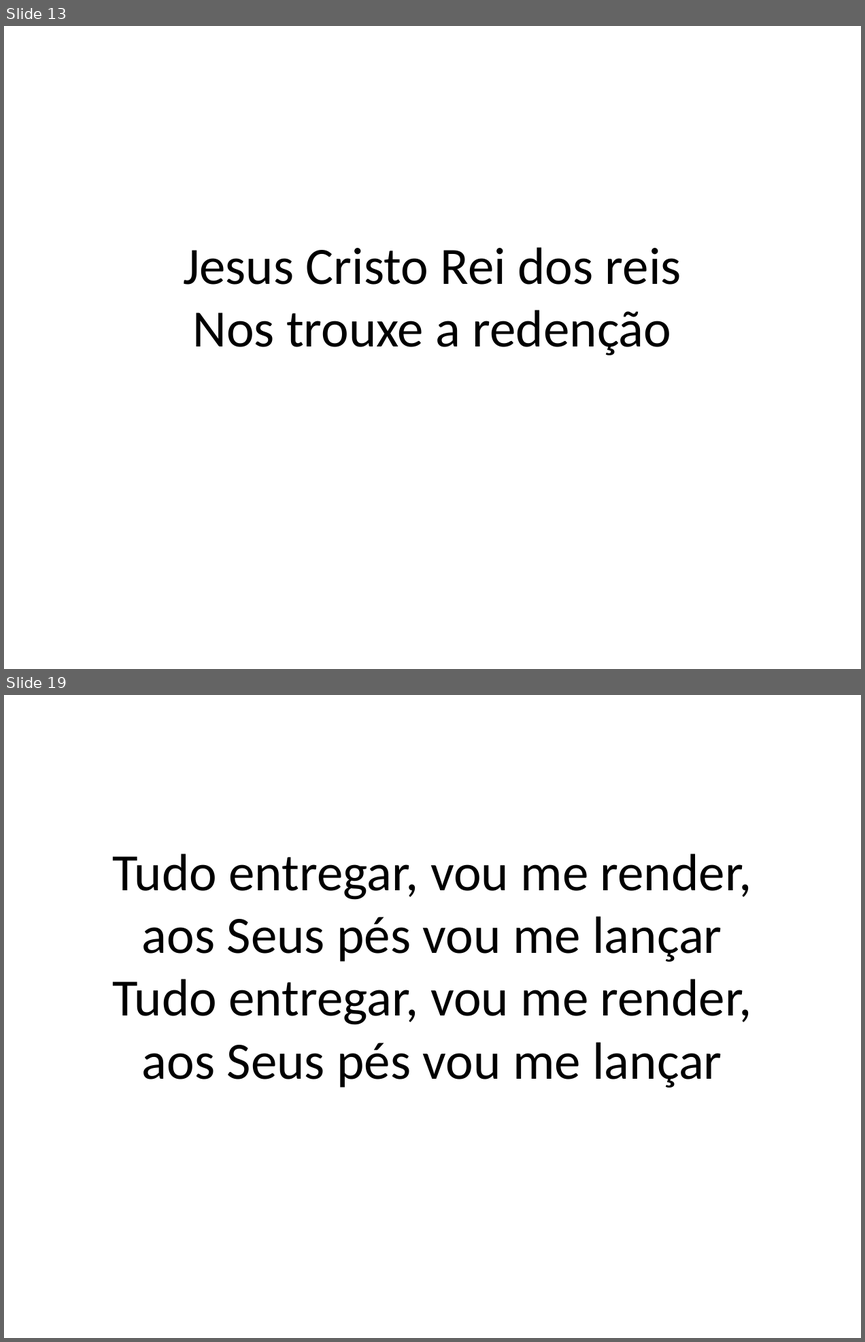
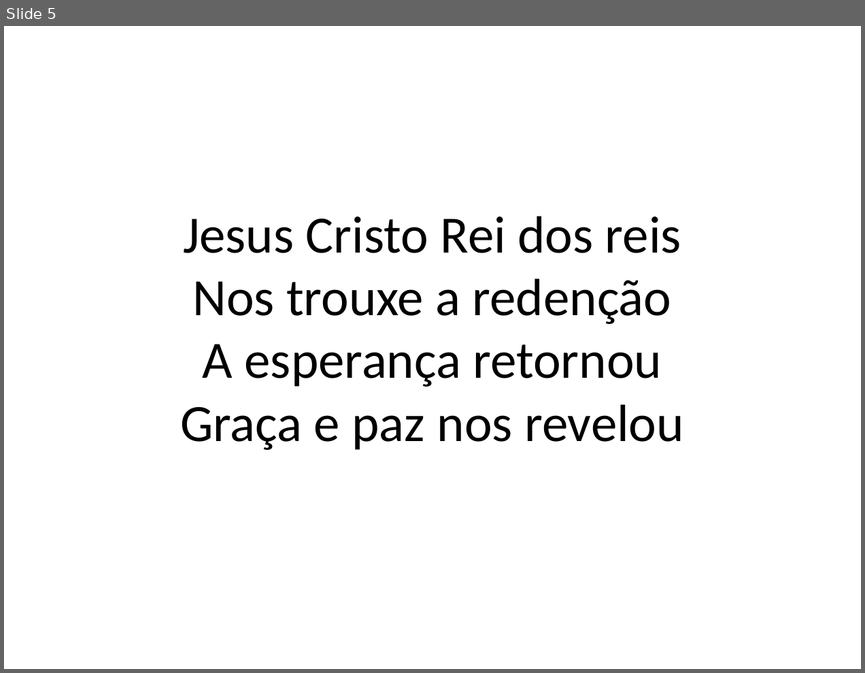
Before and after one commit to hugo-wemer/slide_creator, a slide deck: redencao.pptx. Shown one above the other, each under a label of ours: slides 13 and 19 before the commit, slide 5 after it; the slides between them are not shown. The pictures are 865x1342 and 865x673 pixels, drawn with LibreOffice and Linux fonts; fonts in the diff are those of the drawing. Boxes give left, top, right and bottom in pixels: in the first picture for what was removed or moved away, otherwise in the second. Text is boxed around its words. In the diff, an @@ line names an element or a change of style, - is before the commit and + after.

```diff
--- a/redencao.pptx
+++ b/redencao.pptx
@@ slide 19 removed at [4,695,861,1338], background #FFFFFF @@
@@ title removed at [112,853,752,1087] @@
-Tudo entregar, vou me render, aos Seus pés vou me lançar
-Tudo entregar, vou me render, aos Seus pés vou me lançar
@@ what was slide 13 is now slide 5 @@
@@ slide 5 changed as well @@
@@ title at [180,344,684,450]: paragraphs added @@
+A esperança retornou
+Graça e paz nos revelou
```
Also in this commit, not shown: 9 other slides changed, 25 other slides removed, 2 other files.
